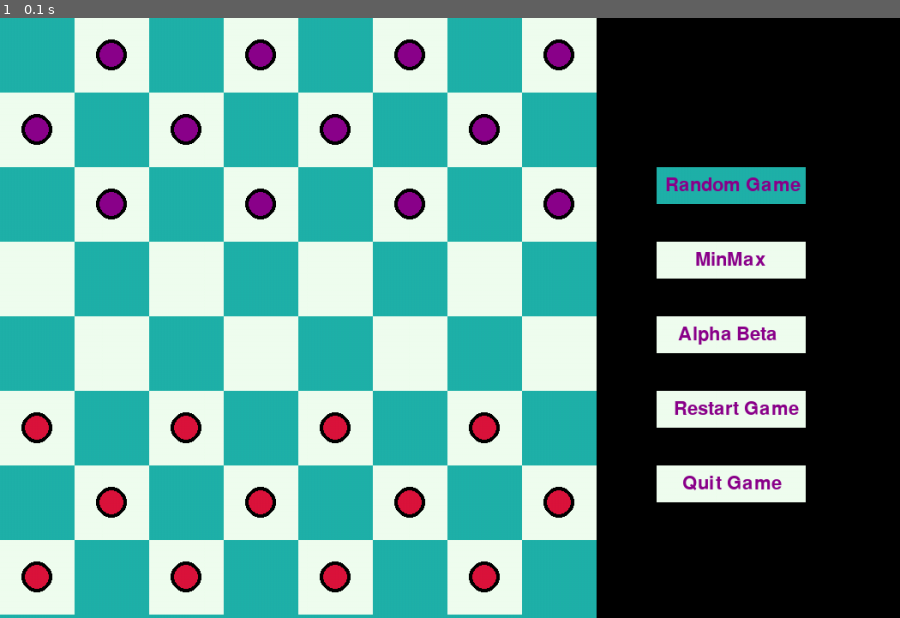
Above: before the commit, frame 1.
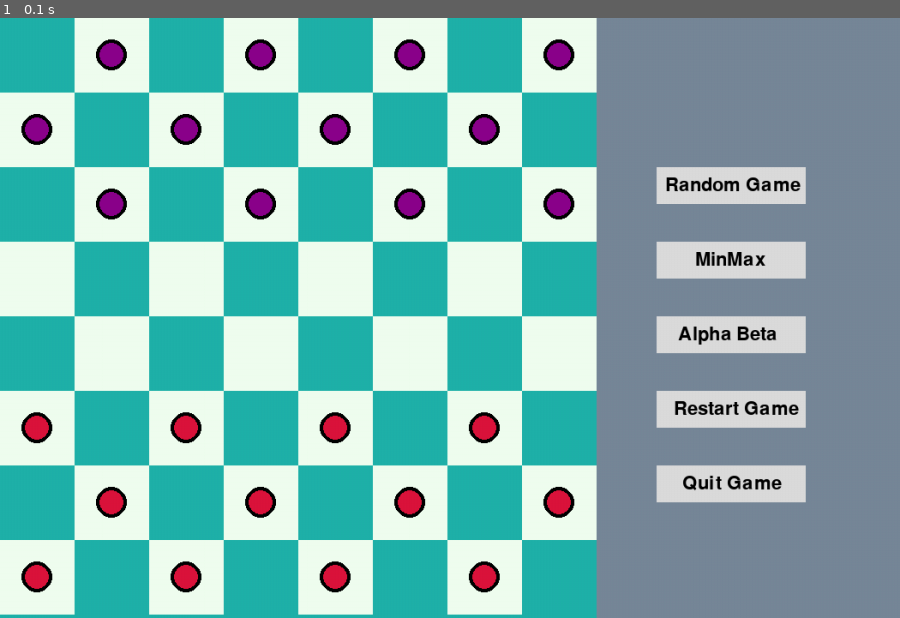
Above: after the commit, the same moment.

Repository: ps428/AI-Projects
Game: pygame game, started from Assignment_2/Checkers_Game/main.py
Same seed, same stepped clock (60 frames per second), same inputs: the game is played once before the commit and once after it.
Inputs:
- Up to frame 1 (0.1 s): no input

The runs differ from the first frame. In frame 1, 34% of the frame differs, in the area x 66-100%, y 0-100%.

Commit message:
Added somw colours

Diff:
--- a/Assignment_2/Checkers_Game/board.py
+++ b/Assignment_2/Checkers_Game/board.py
@@ -29,36 +29,36 @@
         pygame.draw.rect(window, values.BUTTON_COLOR, (x, y, values.BLOCK_SIZE*2, values.BLOCK_SIZE//2))
         pygame.init()
         font = pygame.font.SysFont(None, 32)
-        img1 = font.render('Random Game', True, values.BLUE)
+        img1 = font.render('Random Game', True, values.BUTTON_TEXT_COLOR)
         window.blit(img1, (x+10,y+10))
 
 
         # Min Max Game
         x = values.BLOCK_SIZE*values.ROWS + 2*values.OPTIONS_PANEL_SIZE//10
         y = 1.5*(values.ROWS//3*values.BLOCK_SIZE)
-        pygame.draw.rect(window, values.LIGHT, (x, y, values.BLOCK_SIZE*2, values.BLOCK_SIZE//2))
-        img1 = font.render('MinMax', True, values.BLUE)
+        pygame.draw.rect(window, values.BUTTON_COLOR, (x, y, values.BLOCK_SIZE*2, values.BLOCK_SIZE//2))
+        img1 = font.render('MinMax', True, values.BUTTON_TEXT_COLOR)
         window.blit(img1, (x+45,y+10))
 
         # Alpha Beta Pruning
         x = values.BLOCK_SIZE*values.ROWS + 2*values.OPTIONS_PANEL_SIZE//10
         y = 2*(values.ROWS//3*values.BLOCK_SIZE)
-        pygame.draw.rect(window, values.LIGHT, (x, y, values.BLOCK_SIZE*2, values.BLOCK_SIZE//2))
-        img1 = font.render('Alpha Beta', True, values.BLUE)
+        pygame.draw.rect(window, values.BUTTON_COLOR, (x, y, values.BLOCK_SIZE*2, values.BLOCK_SIZE//2))
+        img1 = font.render('Alpha Beta', True, values.BUTTON_TEXT_COLOR)
         window.blit(img1, (x+25,y+10))
 
         # Restart
         x = values.BLOCK_SIZE*values.ROWS + 2*values.OPTIONS_PANEL_SIZE//10
         y = 2.5*(values.ROWS//3*values.BLOCK_SIZE)
-        pygame.draw.rect(window, values.LIGHT, (x, y, values.BLOCK_SIZE*2, values.BLOCK_SIZE//2))
-        img1 = font.render('Restart Game', True, values.BLUE)
+        pygame.draw.rect(window, values.BUTTON_COLOR, (x, y, values.BLOCK_SIZE*2, values.BLOCK_SIZE//2))
+        img1 = font.render('Restart Game', True, values.BUTTON_TEXT_COLOR)
         window.blit(img1, (x+20,y+10))
 
         # Quit
         x = values.BLOCK_SIZE*values.ROWS + 2*values.OPTIONS_PANEL_SIZE//10
         y = 3*(values.ROWS//3*values.BLOCK_SIZE)
-        pygame.draw.rect(window, values.LIGHT, (x, y, values.BLOCK_SIZE*2, values.BLOCK_SIZE//2))
-        img1 = font.render('Quit Game', True, values.BLUE)
+        pygame.draw.rect(window, values.BUTTON_COLOR, (x, y, values.BLOCK_SIZE*2, values.BLOCK_SIZE//2))
+        img1 = font.render('Quit Game', True, values.BUTTON_TEXT_COLOR)
         window.blit(img1, (x+30,y+10))
 
         for row in range(values.ROWS):
--- a/Assignment_2/Checkers_Game/main.py
+++ b/Assignment_2/Checkers_Game/main.py
@@ -70,8 +70,6 @@
     pygame.quit()
 
 
-
-
 def get_mouse_position(position):
     a,b = position
     #250, 250 pixels
--- a/Assignment_2/Checkers_Game/values.py
+++ b/Assignment_2/Checkers_Game/values.py
@@ -21,9 +21,10 @@
 # DARK = (80,235,130) # 2
 # DARK = (140,235,170) # 1
 
-OPTIONS_PANEL = (0,0,0)
 OPTIONS_PANEL_SIZE = HEIGHT//2
-BUTTON_COLOR = (32,178,170)
+OPTIONS_PANEL = (119,136,153)
+BUTTON_COLOR = (220,220,220)
+BUTTON_TEXT_COLOR = (0,0,0)
 ROWS = 8
 COLUMNS = 8
 BLOCK_SIZE = HEIGHT//ROWS
